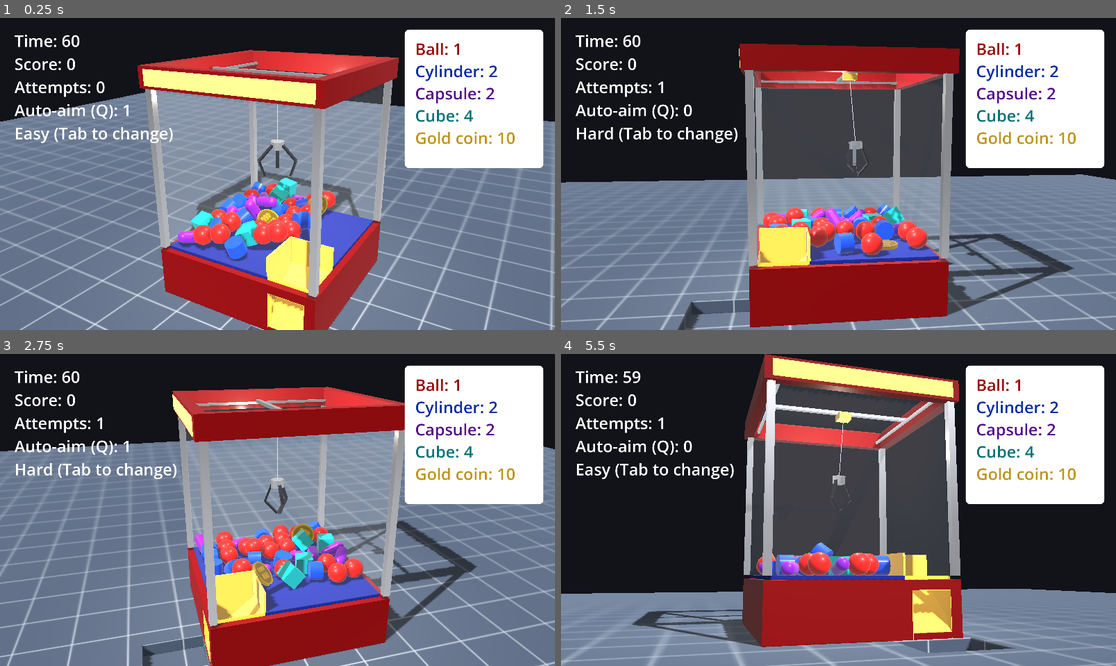
Above: before the commit, frames 1-4 (two rows, left to right).
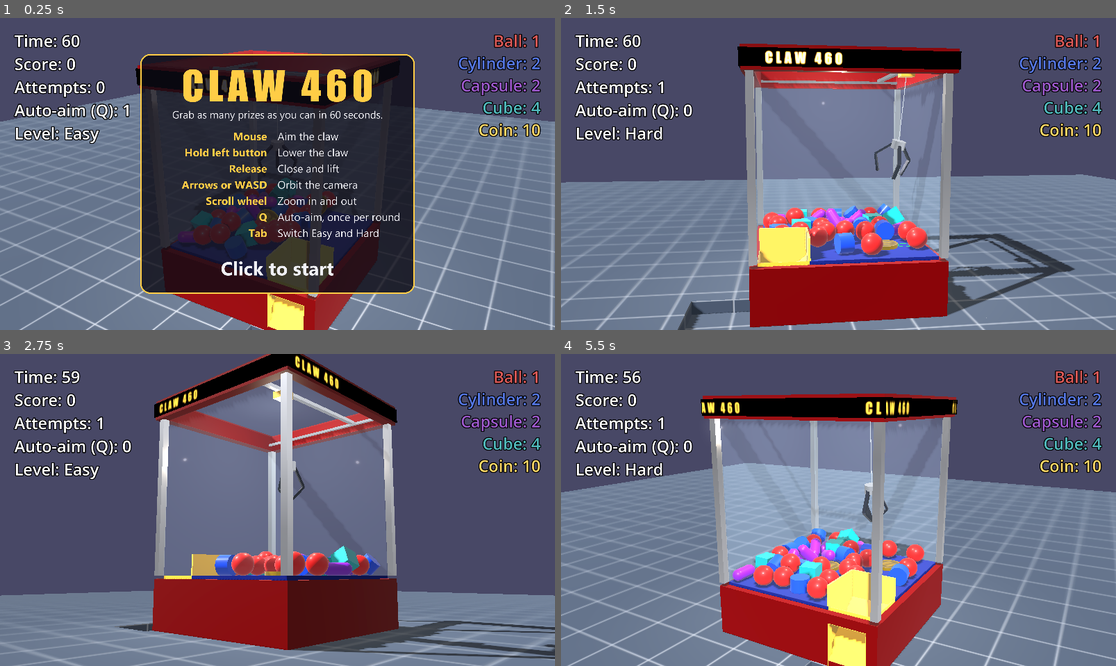
Above: after the commit, the same moments.

Repository: jdwarr3n/comp460-example-game
Game: Godot game, scene res://main.tscn
Two runs of this game, one before a commit and one after it. Both use one fixed random seed, a clock stepped at 60 frames per second and the inputs below.
Inputs (mouse positions are in pixels of both pictures, inside the frame that each line leads up to):
- Up to frame 1 (0.25 s): no input
- Up to frame 2 (1.5 s): tap Enter at 0.5 s; move the mouse to (960, 158) at 0.52 s; hold Right 0.53-1.28 s; tap Tab at 0.6 s; click (960, 158) at 0.67 s; tap Space at 0.77 s; tap Q at 0.8, 1.35 s; move the mouse to (727, 189) at 1.27 s; hold Down from 1.28 s (still down); click (727, 189) at 1.42 s
- Up to frame 3 (2.75 s): tap Space at 1.52 s; tap R at 1.55, 2.1 s; move the mouse to (333, 441) at 2.02 s; release Down at 2.03 s; hold Right from 2.03 s (still down); click (333, 441) at 2.17 s; tap Tab at 2.3 s
- Up to frame 4 (5.5 s): move the mouse to (810, 572) at 2.77 s; release Right at 2.78 s; hold Up 2.78-3.53 s; tap Tab at 2.85, 4.55, 5.1 s; click (810, 572) at 2.92 s; tap Space at 3.02, 3.77, 4.52 s; tap Q at 3.05, 3.6, 5.3 s; move the mouse to (1005, 556) at 3.52 s; hold Left 3.53-5.03 s; click (1005, 556) at 3.67 s; tap R at 3.8, 4.35 s; move the mouse to (672, 463) at 4.27 s; click (672, 463) at 4.42 s; move the mouse to (866, 510) at 5.02 s; hold Down from 5.03 s (still down); click (866, 510) at 5.17 s

The runs differ from the first frame. In frame 1, 62% of the frame differs, in the area x 0-100%, y 0-89%; in frame 2, 46%; in frame 3, 85%, in the area x 0-100%, y 0-100%; in frame 4, 84%.

Commit message:
Claw 460: marquee, zoom, and new game UI
The marquee scrolls around all four sides and dims during a round. The
scroll wheel zooms toward the mouse. Start and end overlays replace R,
and the score and colored prize values move to the top corners.

Co-Authored-By: Claude Opus 5.5 <noreply@anthropic.com>

Diff:
--- a/cabinet/cabinet.tscn
+++ b/cabinet/cabinet.tscn
@@ -1,4 +1,7 @@
 [gd_scene format=3]
+
+[ext_resource type="Texture2D" path="res://cabinet/marquee_logo.png" id="marquee_logo"]
+[ext_resource type="Script" path="res://cabinet/marquee_scroll.gd" id="marquee_scroll"]
 
 [sub_resource type="StandardMaterial3D" id="body_material"]
 albedo_color = Color(0.42, 0.015, 0.035, 1)
@@ -41,10 +44,24 @@
 roughness = 0.05
 
 [sub_resource type="StandardMaterial3D" id="marquee_material"]
-albedo_color = Color(1, 0.8, 0.25, 1)
+albedo_color = Color(0.01, 0.01, 0.015, 1)
+metallic_specular = 0.0
+roughness = 1.0
+
+[sub_resource type="StandardMaterial3D" id="logo_material"]
+albedo_color = Color(0.01, 0.01, 0.015, 1)
+metallic_specular = 0.0
+roughness = 1.0
 emission_enabled = true
-emission = Color(1, 0.72, 0.2, 1)
-emission_energy_multiplier = 1.6
+emission = Color(1, 1, 1, 1)
+emission_energy_multiplier = 4.0
+emission_operator = 1
+emission_texture = ExtResource("marquee_logo")
+texture_filter = 5
+
+[sub_resource type="QuadMesh" id="logo_mesh"]
+material = SubResource("logo_material")
+size = Vector2(2.73, 0.2)
 
 [sub_resource type="BoxMesh" id="mesh_1"]
 material = SubResource("felt_material")
@@ -131,7 +148,7 @@
 
 [sub_resource type="BoxMesh" id="mesh_19"]
 material = SubResource("marquee_material")
-size = Vector3(2.5, 0.22, 0.01)
+size = Vector3(2.74, 0.22, 0.01)
 
 [sub_resource type="BoxMesh" id="mesh_20"]
 material = SubResource("glass_material")
@@ -463,6 +480,35 @@
 [node name="Marquee" type="MeshInstance3D" parent="."]
 transform = Transform3D(1, 0, 0, 0, 1, 0, 0, 0, 1, 0, 2.55, 1.36)
 mesh = SubResource("mesh_19")
+
+[node name="Logo" type="MeshInstance3D" parent="Marquee"]
+transform = Transform3D(1, 0, 0, 0, 1, 0, 0, 0, 1, 0, 0, 0.007)
+mesh = SubResource("logo_mesh")
+script = ExtResource("marquee_scroll")
+
+[node name="MarqueeBack" type="MeshInstance3D" parent="."]
+transform = Transform3D(-1, 0, 0, 0, 1, 0, 0, 0, -1, 0, 2.55, -1.36)
+mesh = SubResource("mesh_19")
+
+[node name="Logo" type="MeshInstance3D" parent="MarqueeBack"]
+transform = Transform3D(1, 0, 0, 0, 1, 0, 0, 0, 1, 0, 0, 0.007)
+mesh = SubResource("logo_mesh")
+
+[node name="MarqueeLeft" type="MeshInstance3D" parent="."]
+transform = Transform3D(0, 0, -1, 0, 1, 0, 1, 0, 0, -1.36, 2.55, 0)
+mesh = SubResource("mesh_19")
+
+[node name="Logo" type="MeshInstance3D" parent="MarqueeLeft"]
+transform = Transform3D(1, 0, 0, 0, 1, 0, 0, 0, 1, 0, 0, 0.007)
+mesh = SubResource("logo_mesh")
+
+[node name="MarqueeRight" type="MeshInstance3D" parent="."]
+transform = Transform3D(0, 0, 1, 0, 1, 0, -1, 0, 0, 1.36, 2.55, 0)
+mesh = SubResource("mesh_19")
+
+[node name="Logo" type="MeshInstance3D" parent="MarqueeRight"]
+transform = Transform3D(1, 0, 0, 0, 1, 0, 0, 0, 1, 0, 0, 0.007)
+mesh = SubResource("logo_mesh")
 
 [node name="GlassFront" type="StaticBody3D" parent="."]
 transform = Transform3D(1, 0, 0, 0, 1, 0, 0, 0, 1, 0, 1.2, 1.2)
--- /dev/null
+++ b/cabinet/marquee_scroll.gd
@@ -0,0 +1,23 @@
+extends MeshInstance3D
+# Scrolls the marquee text from right to left. It wraps, because the texture repeats.
+# All four panels share this material, so text leaving one side enters the next, and this
+# script belongs on one panel only.
+# The game sets dimmed during a round, so the sign doesn't pull the player's eye.
+
+@export var scroll_speed := 0.15 ## Panel widths per second.
+@export var glow := 4.0 ## How bright the letters are.
+
+@export_group("During a round")
+@export var dimmed_scroll_speed := 0.05
+@export var dimmed_glow := 1.3
+@export var fade_speed := 6.0 ## How quickly the glow changes, per second.
+
+var dimmed := false
+
+
+func _process(delta: float) -> void:
+	var material: StandardMaterial3D = mesh.material
+	var speed := dimmed_scroll_speed if dimmed else scroll_speed
+	var target := dimmed_glow if dimmed else glow
+	material.uv1_offset.x = fmod(material.uv1_offset.x + speed * delta, 1.0)
+	material.emission_energy_multiplier = move_toward(material.emission_energy_multiplier, target, fade_speed * delta)
--- a/camera/orbit_camera.gd
+++ b/camera/orbit_camera.gd
@@ -1,5 +1,7 @@
 extends Camera3D
 # A camera on a sphere around the cabinet. Arrow keys or WASD change longitude and latitude.
+# The scroll wheel zooms in on the point under the mouse, and never out past the starting view.
+# Zooming narrows the lens instead of moving closer, so the camera stays outside the glass.
 
 @export var target := Vector3(0, 1.0, 0) ## The point the camera looks at.
 @export var longitude := 30.0 ## Degrees around the cabinet.
@@ -8,10 +10,31 @@
 @export var turn_speed := 70.0 ## Degrees per second.
 @export var min_latitude := -8.0 ## Keeps the camera above the floor.
 @export var max_latitude := 80.0 ## Keeps the camera from flipping over the top.
+@export var max_zoom := 6.0 ## How far the scroll wheel zooms in.
+@export var zoom_step := 1.2 ## How much one click of the wheel zooms.
+@export var zoom_smoothing := 10.0 ## How quickly the view catches up with the wheel.
+
+var _zoom := 1.0
+var _shown_zoom := 1.0
+var _full_fov := 38.0
+var _home := Vector3.ZERO
+var _focus := Vector3.ZERO
 
 
 func _ready() -> void:
+	_full_fov = fov
+	_home = target
+	_focus = target
 	_update_position()
+
+
+func _unhandled_input(event: InputEvent) -> void:
+	if event is InputEventMouseButton and event.pressed:
+		if event.button_index == MOUSE_BUTTON_WHEEL_UP:
+			_focus = _point_under_mouse()
+			_zoom = minf(_zoom * zoom_step, max_zoom)
+		elif event.button_index == MOUSE_BUTTON_WHEEL_DOWN:
+			_zoom = maxf(_zoom / zoom_step, 1.0)
 
 
 func _process(delta: float) -> void:
@@ -24,7 +47,34 @@
 	if Input.is_physical_key_pressed(KEY_DOWN) or Input.is_physical_key_pressed(KEY_S):
 		latitude -= turn_speed * delta
 	latitude = clampf(latitude, min_latitude, max_latitude)
+	_update_zoom(delta)
 	_update_position()
+
+
+func _update_zoom(delta: float) -> void:
+	var ease_amount := 1.0 - exp(-zoom_smoothing * delta)
+	_shown_zoom = lerpf(_shown_zoom, _zoom, ease_amount)
+	fov = _full_fov / _shown_zoom
+	# Moving the target by this much keeps the focus at the same spot on screen.
+	target = _home.lerp(_focus, 1.0 - 1.0 / _shown_zoom)
+
+
+# The first thing the mouse points at, looking through the glass.
+func _point_under_mouse() -> Vector3:
+	var mouse := get_viewport().get_mouse_position()
+	var origin := project_ray_origin(mouse)
+	var end := origin + project_ray_normal(mouse) * 100.0
+	var query := PhysicsRayQueryParameters3D.create(origin, end)
+	var skipped: Array[RID] = []
+	while true:
+		query.exclude = skipped
+		var hit := get_world_3d().direct_space_state.intersect_ray(query)
+		if hit.is_empty():
+			return target
+		if not hit.collider.name.begins_with("Glass"):
+			return hit.position
+		skipped.append(hit.rid)
+	return target
 
 
 func _update_position() -> void:
--- a/game.gd
+++ b/game.gd
@@ -1,7 +1,7 @@
 extends Node3D
-# Runs the game: a timed round of grabbing prizes from a pile. The clock starts on the first
-# drop. When time runs out, a drop in progress finishes, and then the round is over. R plays
-# again. A prize counts when it falls through the chute.
+# Runs the game: a timed round of grabbing prizes from a pile. A click leaves the start screen,
+# and the clock starts on the first drop. When time runs out, a drop in progress finishes, and
+# then the round is over. A click plays again. A prize counts when it falls through the chute.
 #
 # Q locks the claw onto the prize nearest the mouse, until the attempt is over. You get one
 # per round.
@@ -19,6 +19,9 @@
 @export var prize_level := -0.1 ## A prize below this height has gone through the chute.
 @export var round_seconds := 60.0 ## Length of a round.
 @export var auto_aims := 1 ## How many times Q works per round.
+@export var value_lighten := 0.3 ## Lightens the prize colors in the value list.
+@export var final_score_size := 0.09 ## Height of the final score, as a share of the window.
+@export var replay_delay := 1.5 ## Seconds before a click can restart, so the score gets read.
 
 @export_group("Easy")
 @export var easy_sway := 3.0 ## Claw sway damping.
@@ -28,19 +31,29 @@
 @export var hard_sway := 0.8
 @export var hard_roll := 1.5
 
-var hard := false
+enum Phase { WAITING, PLAYING, OVER }
+
+# These survive the scene reload between rounds.
+static var hard := false
+static var play_again := false
+
+var phase := Phase.WAITING
 var score := 0
 var attempts := 0
 var time_left := 60.0
 var clock_running := false
-var round_over := false
+var over_seconds := 0.0
+var waiting_for_release := false
 var auto_aims_left := 1
 var pile: Array[RigidBody3D] = []
 
 @onready var label: Label = $UI/Status
-@onready var values: RichTextLabel = $UI/ValuePanel/Values
+@onready var values: RichTextLabel = $UI/Values
 @onready var final: Label = $UI/Final
+@onready var start_overlay: TextureRect = $UI/StartOverlay
+@onready var end_overlay: TextureRect = $UI/EndOverlay
 @onready var camera: Camera3D = $Camera
+@onready var marquee := $Cabinet/Marquee/Logo
 
 
 func _ready() -> void:
@@ -48,32 +61,47 @@
 	auto_aims_left = auto_aims
 	_show_values()
 	$Claw.drop_started.connect(_on_drop_started)
+	$Claw.drops_enabled = false
 	_spawn_pile()
+	if play_again:
+		play_again = false
+		_start_playing()
 
 
 func _unhandled_input(event: InputEvent) -> void:
+	if event is InputEventMouseButton and event.pressed and event.button_index == MOUSE_BUTTON_LEFT:
+		if phase == Phase.WAITING:
+			_start_playing()
+		elif phase == Phase.OVER and over_seconds >= replay_delay:
+			play_again = true
+			get_tree().reload_current_scene()
 	if event is InputEventKey and event.pressed and not event.echo:
-		if event.keycode == KEY_R:
-			get_tree().reload_current_scene()
-		elif event.keycode == KEY_TAB:
+		if event.keycode == KEY_TAB:
 			hard = not hard
 			_apply_difficulty()
 			_show_score()
-		elif event.keycode == KEY_Q and auto_aims_left > 0 and not round_over:
+		elif event.keycode == KEY_Q and auto_aims_left > 0 and phase == Phase.PLAYING:
 			auto_aims_left -= 1
 			$Claw.auto_aim_target = _prize_near_mouse()
 			_show_score()
 
 
 func _physics_process(delta: float) -> void:
+	marquee.dimmed = clock_running
+	# The click that starts the game mustn't also drop the claw.
+	if waiting_for_release and not Input.is_mouse_button_pressed(MOUSE_BUTTON_LEFT):
+		waiting_for_release = false
+		$Claw.drops_enabled = true
+	if phase == Phase.OVER:
+		over_seconds += delta
 	if clock_running:
 		time_left = maxf(time_left - delta, 0.0)
 		if time_left <= 0.0:
 			clock_running = false
 			$Claw.drops_enabled = false
 		_show_score()
-	if not clock_running and time_left <= 0.0 and not round_over and $Claw.state == 0:
-		round_over = true
+	if not clock_running and time_left <= 0.0 and phase == Phase.PLAYING and $Claw.state == 0:
+		phase = Phase.OVER
 		_show_score()
 	for prize in pile.duplicate():
 		if prize.global_position.y < prize_level:
@@ -82,6 +110,12 @@
 			_show_score()
 	if pile.is_empty():
 		_spawn_pile()
+
+
+func _start_playing() -> void:
+	phase = Phase.PLAYING
+	waiting_for_release = true
+	_show_score()
 
 
 func _spawn_pile() -> void:
@@ -132,17 +166,20 @@
 
 
 func _show_score() -> void:
-	var level := "Hard" if hard else "Easy"
 	var lines := [
 		"Time: %d" % ceili(time_left),
 		"Score: %d" % score,
 		"Attempts: %d" % attempts,
 		"Auto-aim (Q): %d" % auto_aims_left,
-		"%s (Tab to change)" % level,
+		"Level: %s" % ("Hard" if hard else "Easy"),
 	]
 	label.text = "\n".join(lines)
-	final.visible = round_over
-	final.text = "Final score %d - Hit 'r' to restart" % score
+	start_overlay.visible = phase == Phase.WAITING
+	end_overlay.visible = phase == Phase.OVER
+	final.visible = phase == Phase.OVER
+	final.text = "Final score\n%d" % score
+	# The overlay image scales with the window, so the score has to as well.
+	final.add_theme_font_size_override("font_size", int(get_viewport().get_visible_rect().size.y * final_score_size))
 
 
 # Builds the table of prize values from the prizes themselves, so it can't go out of date.
@@ -151,7 +188,7 @@
 	for entry in PILE:
 		var prize: RigidBody3D = entry[0].instantiate()
 		var mesh: Mesh = prize.get_node("Mesh").mesh
-		var color: Color = mesh.material.albedo_color
-		rows.append("[color=#%s]%s: %d[/color]" % [color.darkened(0.25).to_html(false), prize.prize_name, prize.value])
+		var color: Color = mesh.material.albedo_color.lightened(value_lighten)
+		rows.append("[right][color=#%s]%s: %d[/color][/right]" % [color.to_html(false), prize.prize_name, prize.value])
 		prize.free()
 	values.text = "\n".join(rows)
--- a/main.tscn
+++ b/main.tscn
@@ -4,6 +4,8 @@
 [ext_resource type="PackedScene" path="res://cabinet/cabinet.tscn" id="cabinet"]
 [ext_resource type="PackedScene" path="res://claw/claw.tscn" id="claw"]
 [ext_resource type="Script" path="res://camera/orbit_camera.gd" id="camera"]
+[ext_resource type="Texture2D" path="res://start_overlay.png" id="start_overlay"]
+[ext_resource type="Texture2D" path="res://end_overlay.png" id="end_overlay"]
 [ext_resource type="Texture2D" path="res://cabinet/reflection_room.png" id="reflection_room"]
 [ext_resource type="Texture2D" path="res://cabinet/floor_tile.png" id="floor_tile"]
 [ext_resource type="Texture2D" path="res://cabinet/floor_tile_normal.png" id="floor_tile_normal"]
@@ -22,6 +24,9 @@
 ambient_light_source = 2
 ambient_light_color = Color(1, 1, 1, 1)
 ambient_light_energy = 0.4
+glow_enabled = true
+glow_intensity = 0.35
+glow_hdr_threshold = 3.0
 reflected_light_source = 2
 
 [sub_resource type="StandardMaterial3D" id="room_material"]
@@ -69,17 +74,6 @@
 
 [sub_resource type="BoxShape3D" id="traybottom_shape"]
 size = Vector3(1.1, 0.1, 0.9)
-
-[sub_resource type="StyleBoxFlat" id="panel_style"]
-bg_color = Color(1, 1, 1, 1)
-content_margin_left = 36.0
-content_margin_top = 28.0
-content_margin_right = 36.0
-content_margin_bottom = 28.0
-corner_radius_top_left = 16
-corner_radius_top_right = 16
-corner_radius_bottom_right = 16
-corner_radius_bottom_left = 16
 
 [node name="Main" type="Node3D"]
 script = ExtResource("game")
@@ -152,23 +146,47 @@
 offset_left = 50.0
 offset_top = 40.0
 theme_override_font_sizes/font_size = 56
+theme_override_colors/font_outline_color = Color(0, 0, 0, 1)
+theme_override_constants/outline_size = 12
 
-[node name="ValuePanel" type="PanelContainer" parent="UI"]
+[node name="Values" type="RichTextLabel" parent="UI"]
 anchors_preset = 1
 anchor_left = 1.0
 anchor_right = 1.0
-offset_left = -520.0
+offset_left = -650.0
 offset_top = 40.0
-offset_right = -40.0
-offset_bottom = 520.0
-theme_override_styles/panel = SubResource("panel_style")
+offset_right = -50.0
+offset_bottom = 400.0
+mouse_filter = 2
+bbcode_enabled = true
+fit_content = true
+scroll_active = false
+theme_override_font_sizes/normal_font_size = 56
+theme_override_colors/font_outline_color = Color(0, 0, 0, 1)
+theme_override_constants/outline_size = 12
 
-[node name="Values" type="RichTextLabel" parent="UI/ValuePanel"]
-layout_mode = 2
-bbcode_enabled = true
-theme_override_font_sizes/normal_font_size = 56
-theme_override_colors/default_color = Color(0.1, 0.1, 0.1, 1)
-scroll_active = false
+[node name="StartOverlay" type="TextureRect" parent="UI"]
+anchors_preset = 15
+anchor_left = 0.25
+anchor_top = 0.08
+anchor_right = 0.75
+anchor_bottom = 0.92
+texture = ExtResource("start_overlay")
+expand_mode = 1
+stretch_mode = 5
+mouse_filter = 2
+
+[node name="EndOverlay" type="TextureRect" parent="UI"]
+visible = false
+anchors_preset = 15
+anchor_left = 0.25
+anchor_top = 0.08
+anchor_right = 0.75
+anchor_bottom = 0.92
+texture = ExtResource("end_overlay")
+expand_mode = 1
+stretch_mode = 5
+mouse_filter = 2
 
 [node name="Final" type="Label" parent="UI"]
 visible = false
@@ -177,6 +195,4 @@
 anchor_bottom = 1.0
 horizontal_alignment = 1
 vertical_alignment = 1
-theme_override_font_sizes/font_size = 110
-theme_override_colors/font_outline_color = Color(0, 0, 0, 1)
-theme_override_constants/outline_size = 24
+theme_override_colors/font_color = Color(0.94, 0.94, 0.96, 1)
--- a/prizes/disc.tscn
+++ b/prizes/disc.tscn
@@ -33,7 +33,7 @@
 linear_damp = 0.4
 angular_damp = 5.0
 script = ExtResource("script")
-prize_name = "Gold coin"
+prize_name = "Coin"
 value = 10
 
 [node name="Mesh" type="MeshInstance3D" parent="."]
Binary file added: cabinet/marquee_logo.png
Not shown, added: cabinet/marquee_logo.png.import
Not shown, added: cabinet/marquee_scroll.gd.uid
Binary file added: end_overlay.png
Not shown, added: end_overlay.png.import
Binary file added: start_overlay.png
Not shown, added: start_overlay.png.import
Not shown, changed: notes/claw-design.md
Not shown, changed: notes/claw-plan.md
